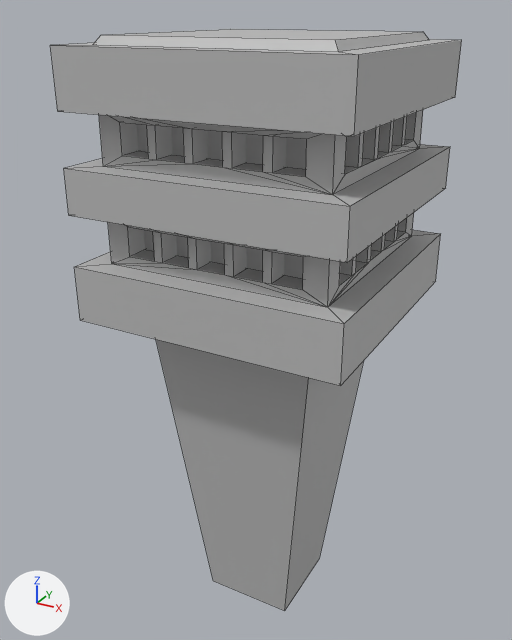
Before and after pictures for a commit that changed the FBX model Assets/RainbowJam2021/FBX/prop_building_box.fbx.
Before and after are seen from a 50 mm camera at (-0.3246, -0.1249, 0.1314) aimed at (-0.3936, 0.0005, 0.0687). Every picture has the same lights, and +X, +Y and +Z are marked at lower left. Mesh edges are drawn as thin lines. Where no turn or scale is listed for an object, it has been applied to the vertices.

In view in the first picture: 'box_building'.
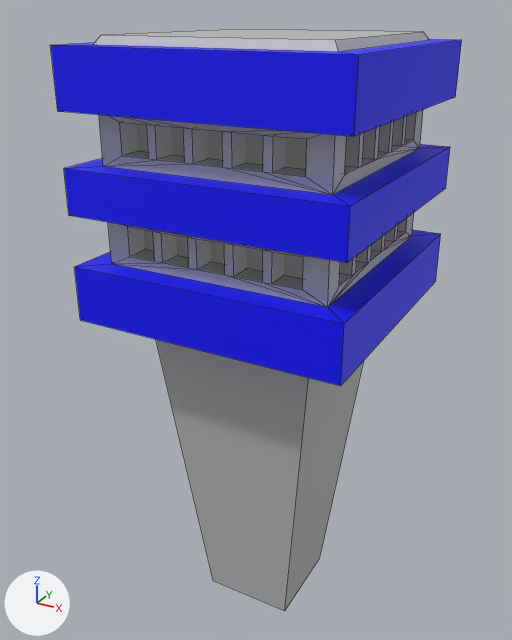
Commit message: added last two props, added multiple material slots on existing props

Changed parts and their boxes (x1, y1, x2, y2) in the pictures (512 x 640 px):
part 1 of me_mesh, recoloured (grey to blue): (63, 43, 112, 267) in both
part 2 of me_mesh, recoloured (grey to blue): (50, 45, 359, 386) in both
part 3 of me_mesh, recoloured (grey to blue): (412, 39, 446, 236) in both
part 4 of me_mesh, recoloured (grey to blue): (328, 40, 462, 385) in both

Patch to the scene script:
```diff
--- a/Assets/RainbowJam2021/FBX/prop_building_box.fbx.py
+++ b/Assets/RainbowJam2021/FBX/prop_building_box.fbx.py
@@ mat_phong2 @@
+mat_phong2 = principled_material('phong2')
+mat_phong2.base_color = (0.0, 0.0, 1.0)  # blue #0000ff
+mat_phong2.roughness = 0.553
@@ me_mesh @@
 me_mesh.from_pydata(...)  # 220 vertices, 253 faces; spans x -0.028..0.028, y -0.028..0.028, z 0.0..0.1272
 # used by ob_box_building; location = (-0.39, 0.0, 0.0)
+# me_mesh part 1: all 9 faces centred in x -0.028..-0.0231, y 0.0, z 0.0745..0.1257 switch from mat_phong1 (grey #bcbcbc) to mat_phong2 (blue #0000ff)
+# me_mesh part 2: all 9 faces centred in x 0.0, y -0.028..-0.0231, z 0.0745..0.1257 switch from mat_phong1 (grey #bcbcbc) to mat_phong2 (blue #0000ff)
+# me_mesh part 3: all 9 faces centred in x 0.0, y 0.0231..0.028, z 0.0745..0.1257 switch from mat_phong1 (grey #bcbcbc) to mat_phong2 (blue #0000ff)
+# me_mesh part 4: all 9 faces centred in x 0.0231..0.028, y 0.0, z 0.0745..0.1257 switch from mat_phong1 (grey #bcbcbc) to mat_phong2 (blue #0000ff)
```
